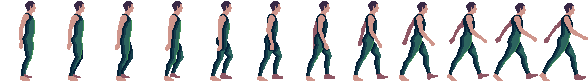
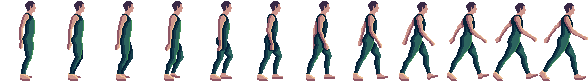
Revision of a layered 588×82 image; what changed, layer by layer:
added group "Layer Group" with 2 layers above "StartWalk_cropped_sprites.png" over [20, 70, 550, 81]
added layer "StartWalk_cropped_sprites.png copy #1" in group "Layer Group" over [20, 70, 550, 79]
added layer "StartWalk_cropped_sprites.png copy" in group "Layer Group" over [20, 72, 550, 81]
painted on "StartWalk_cropped_sprites.png" over [19, 14, 588, 78]
